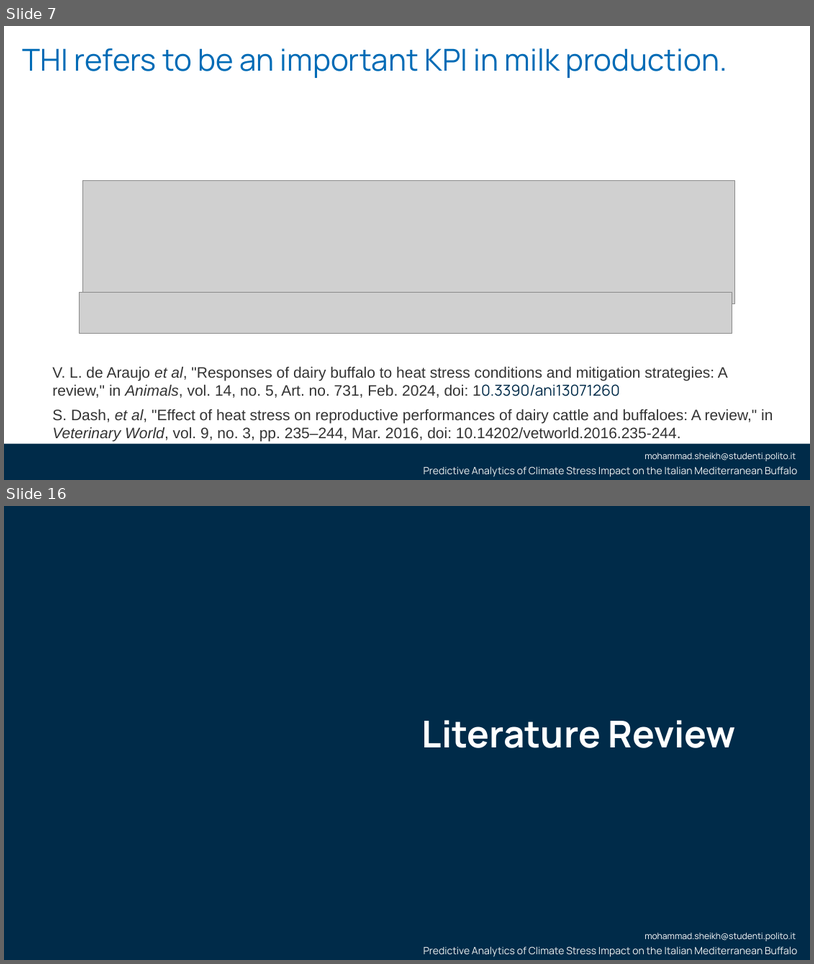
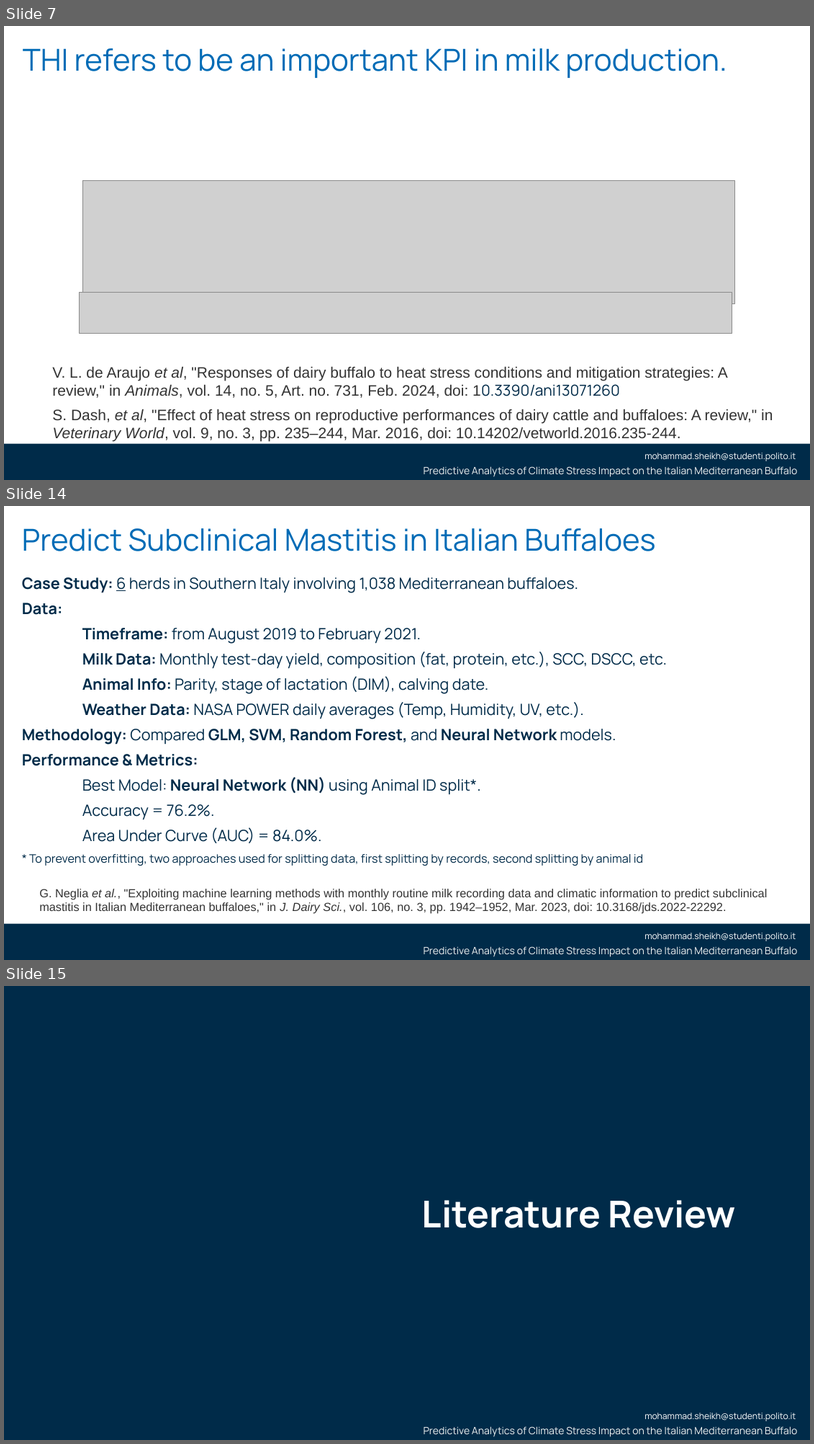
Before and after one commit to smsag99/Thesis, a slide deck: Presentation/thesisPresentation3.pptx. Shown one above the other, each under a label of ours: slides 7 and 16 before the commit, slides 7, 14 and 15 after it; the slides between them are not shown. The pictures are 814x964 and 814x1444 pixels, drawn with LibreOffice and Linux fonts; fonts in the diff are those of the drawing; grey boxes stand for pictures; background and template pictures are left out. Boxes give left, top, right and bottom in pixels: in the first picture for what was removed or moved away, otherwise in the second. Text is boxed around its words. In the diff, an @@ line names an element or a change of style, - is before the commit and + after.

Commit message:
daily update

```diff
--- a/Presentation/thesisPresentation3.pptx
+++ b/Presentation/thesisPresentation3.pptx
@@ slide 14 added at [4, 506, 810, 960], background #FFFFFF; not listed: 3 template elements that a slide beside it also shows @@
@@ title added at [22, 528, 656, 551], 36 pt, text #006BB6 @@
+Predict Subclinical Mastitis in Italian Buffaloes
@@ text added at [22, 577, 667, 865], 18.5 pt, text #002B49 @@
+Case Study: 6 herds in Southern Italy involving 1,038 Mediterranean buffaloes.
+Data:
+Timeframe: from August 2019 to February 2021.
+Milk Data: Monthly test-day yield, composition (fat, protein, etc.), SCC, DSCC, etc.
+Animal Info: Parity, stage of lactation (DIM), calving date.
+Weather Data: NASA POWER daily averages (Temp, Humidity, UV, etc.).
+Methodology: Compared GLM, SVM, Random Forest, and Neural Network models.
+Performance & Metrics:
+Best Model: Neural Network (NN) using Animal ID split*.
+Accuracy = 76.2%.
+Area Under Curve (AUC) = 84.0%.
+* To prevent overfitting, two approaches used for splitting data, first splitting by records, second splitting by animal id
@@ text added at [39, 888, 767, 914], 14 pt, text #333333 @@
+G. Neglia et al., "Exploiting machine learning methods with monthly routine milk recording data and climatic information to predict subclinical mastitis in Italian Mediterranean buffaloes," in J. Dairy Sci., vol. 106, no. 3, pp. 1942–1952, Mar. 2023, doi: 10.3168/jds.2022-22292.
@@ what was slide 16 is now slide 15 @@
```
Also in this commit, not shown: 10 slides changed, 3 other slides added, 5 slides removed, 3 other files.
